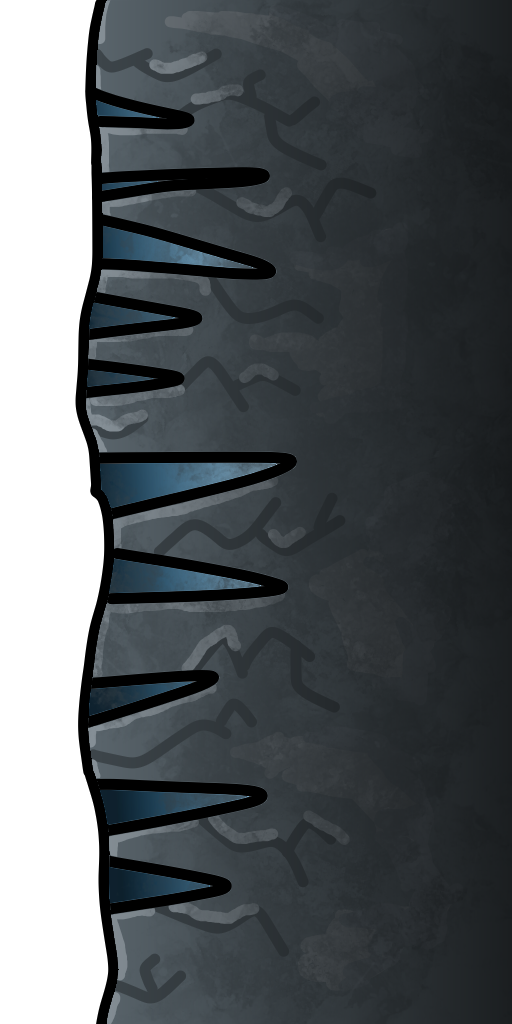
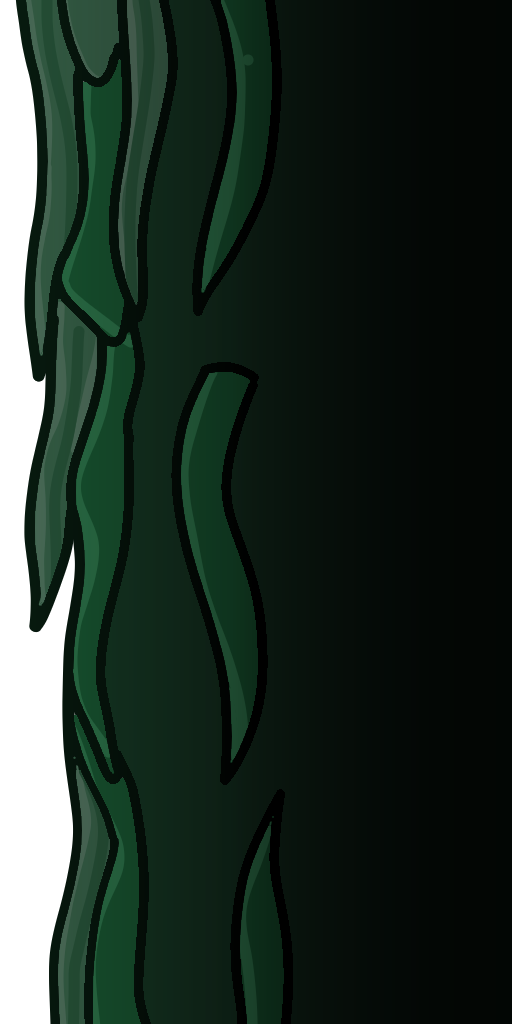
Layers edited between the first and the second 512×1024 image:
removed layer "Paint Layer 6" (was 70%) over [64, 0, 512, 1024]
removed layer "Paint Layer 7" (was 64%) over [15, 0, 512, 1024]
removed layer "Paint Layer 5" over [64, 0, 512, 1024]
removed layer "Paint Layer 4" (was 31%) over [64, 0, 384, 1024]
removed layer "Paint Layer 3" (was 75%) over [64, 64, 320, 960]
"Paint Layer 2": opacity 65% → 33%, painted on it over [15, 0, 512, 1024]
"Paint Layer 1": opacity 60% → 87%, painted on it over [15, 0, 512, 1024]
painted on "Background" over [15, 0, 512, 1024]
